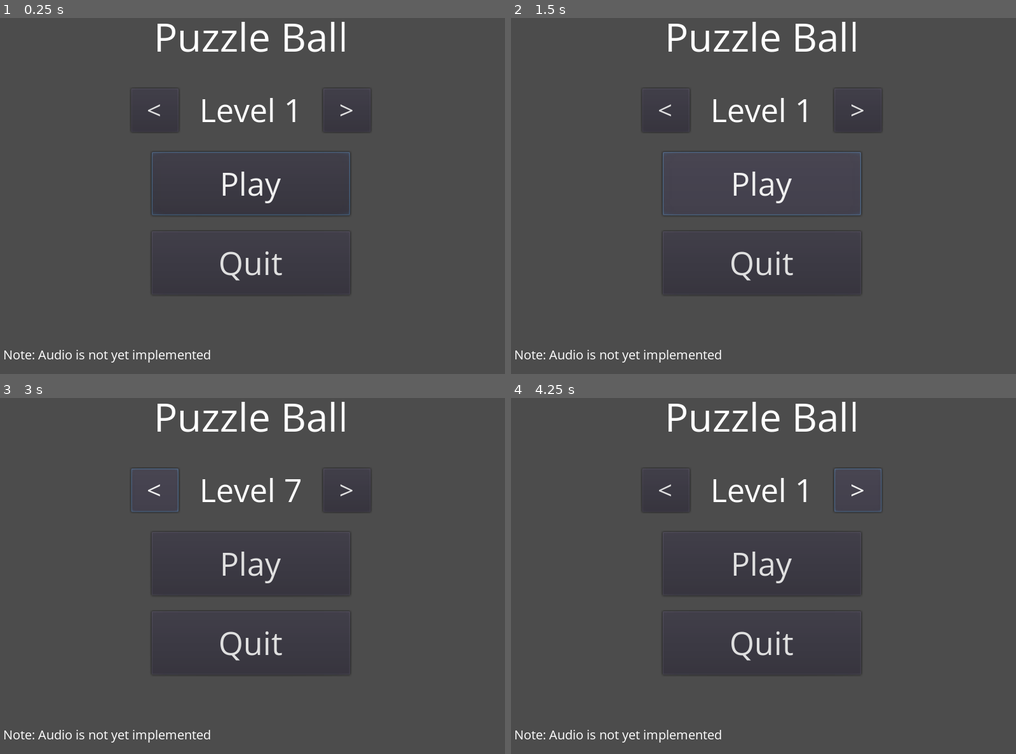
Above: before the commit, frames 1-4 (two rows, left to right).
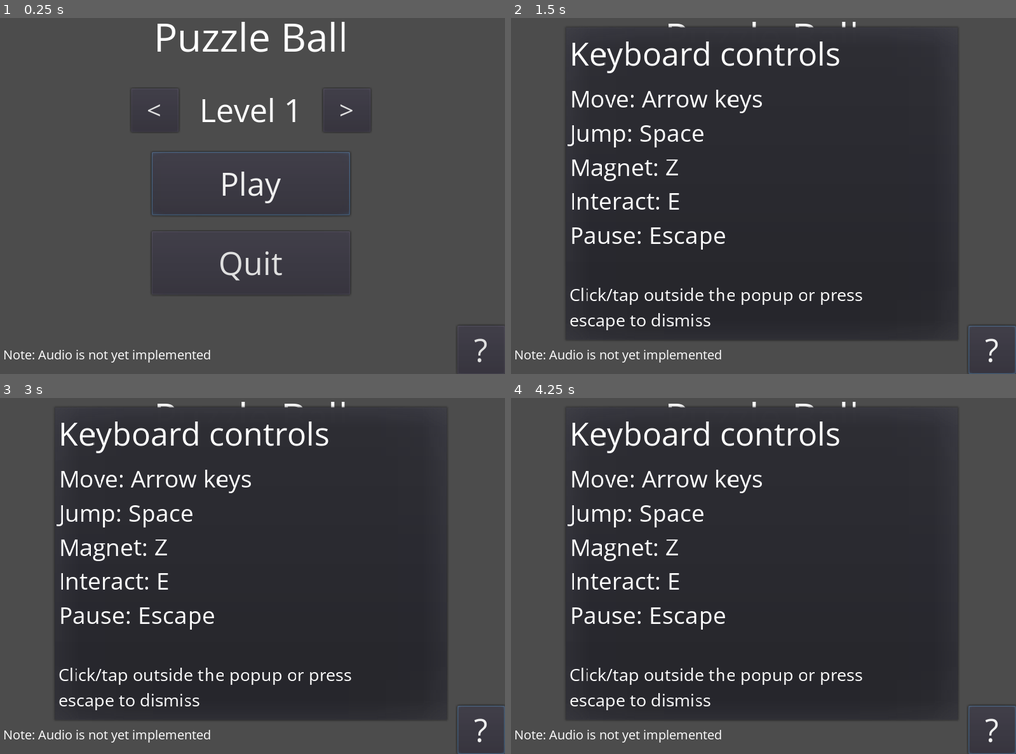
Above: after the commit, the same moments.

Repository: tomas7770/puzzle-ball
Game: Godot game, scene res://Scenes/UI/MainMenu/MainMenu.tscn
Two runs of this game, one before a commit and one after it. Both use one fixed random seed, a clock stepped at 60 frames per second and the inputs below.
Inputs (mouse positions are in pixels of both pictures, inside the frame that each line leads up to):
- Up to frame 1 (0.25 s): no input
- Up to frame 2 (1.5 s): click (990, 349) at 0.5 s, where only the run after the commit has a clickable "?"; click "Play" at 1.25 s
- Up to frame 3 (3 s): click "Play" at 2 s; click "<" at 2.75 s
- Up to frame 4 (4.25 s): click ">" at 3.5 s

The runs differ from the first frame. In frame 1, less than 0.1% of the frame differs, in the area x 90-100%, y 86-98%; in frame 2, 59%, in the area x 10-100%, y 2-100%; in frame 3, 53%; in frame 4, 53%.

Commit message:
Add a keyboard controls help popup

Diff:
--- a/Scenes/UI/MainMenu/MainMenu.gd
+++ b/Scenes/UI/MainMenu/MainMenu.gd
@@ -40,3 +40,6 @@
 func _on_OkDemoButton_pressed():
 	$DemoPopup.hide()
 	$Buttons/PlayButton.grab_focus()
+
+func _on_ControlsButton_pressed():
+	$ControlsPopup.popup()
--- a/Scenes/UI/MainMenu/MainMenu.tscn
+++ b/Scenes/UI/MainMenu/MainMenu.tscn
@@ -20,6 +20,18 @@
 
 [sub_resource type="DynamicFont" id=6]
 size = 50
+font_data = ExtResource( 2 )
+
+[sub_resource type="DynamicFont" id=8]
+size = 40
+font_data = ExtResource( 2 )
+
+[sub_resource type="DynamicFont" id=9]
+size = 30
+font_data = ExtResource( 2 )
+
+[sub_resource type="DynamicFont" id=10]
+size = 22
 font_data = ExtResource( 2 )
 
 [sub_resource type="DynamicFont" id=3]
@@ -100,8 +112,21 @@
 margin_bottom = 180.0
 rect_min_size = Vector2( 250, 80 )
 focus_neighbour_top = NodePath("../PlayButton")
+focus_neighbour_bottom = NodePath("../../ControlsButton")
 custom_fonts/font = SubResource( 7 )
 text = "Quit"
+
+[node name="ControlsButton" type="Button" parent="."]
+anchor_left = 1.0
+anchor_top = 1.0
+anchor_right = 1.0
+anchor_bottom = 1.0
+margin_left = -60.0
+margin_top = -61.0
+rect_min_size = Vector2( 60, 60 )
+focus_neighbour_top = NodePath("../Buttons/QuitButton")
+custom_fonts/font = SubResource( 7 )
+text = "?"
 
 [node name="AudioNoteLabel" type="Label" parent="."]
 anchor_top = 1.0
@@ -124,6 +149,47 @@
 custom_fonts/font = SubResource( 6 )
 text = "Puzzle Ball"
 align = 1
+
+[node name="ControlsPopup" type="PopupDialog" parent="."]
+anchor_left = 0.5
+anchor_top = 0.5
+anchor_right = 0.5
+anchor_bottom = 0.5
+margin_left = -250.0
+margin_top = -200.0
+margin_right = 250.0
+margin_bottom = 200.0
+
+[node name="Label" type="Label" parent="ControlsPopup"]
+margin_left = 8.0
+margin_top = 8.0
+margin_right = 346.0
+margin_bottom = 63.0
+custom_fonts/font = SubResource( 8 )
+text = "Keyboard controls"
+
+[node name="Label2" type="Label" parent="ControlsPopup"]
+margin_left = 8.0
+margin_top = 72.0
+margin_right = 346.0
+margin_bottom = 309.0
+custom_fonts/font = SubResource( 9 )
+text = "Move: Arrow keys
+Jump: Space
+Magnet: Z
+Interact: E
+Pause: Escape"
+
+[node name="Label3" type="Label" parent="ControlsPopup"]
+anchor_top = 1.0
+anchor_bottom = 1.0
+margin_left = 8.0
+margin_top = -75.0
+margin_right = 380.0
+margin_bottom = -10.0
+custom_fonts/font = SubResource( 10 )
+text = "Click/tap outside the popup or press
+escape to dismiss"
 
 [node name="DemoPopup" type="PopupDialog" parent="."]
 anchor_left = 0.5
@@ -164,4 +230,5 @@
 [connection signal="pressed" from="LevelSelect/NextButton" to="." method="_on_NextLvlButton_pressed"]
 [connection signal="pressed" from="Buttons/PlayButton" to="." method="_on_PlayButton_pressed"]
 [connection signal="pressed" from="Buttons/QuitButton" to="." method="_on_QuitButton_pressed"]
+[connection signal="pressed" from="ControlsButton" to="." method="_on_ControlsButton_pressed"]
 [connection signal="pressed" from="DemoPopup/OkDemoButton" to="." method="_on_OkDemoButton_pressed"]
Not shown: 1 places in Scenes/UI/MainMenu/MainMenu.tscn that only renumber resources
